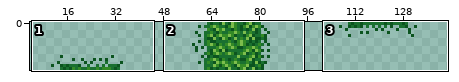
Sprite sheet: KingdomWorld/Assets/Sprites/Tile/Grass_Tile_16_16.png. The picture above shows the old version from afar; the outline marks the close-up.
Close-up. Before the commit:
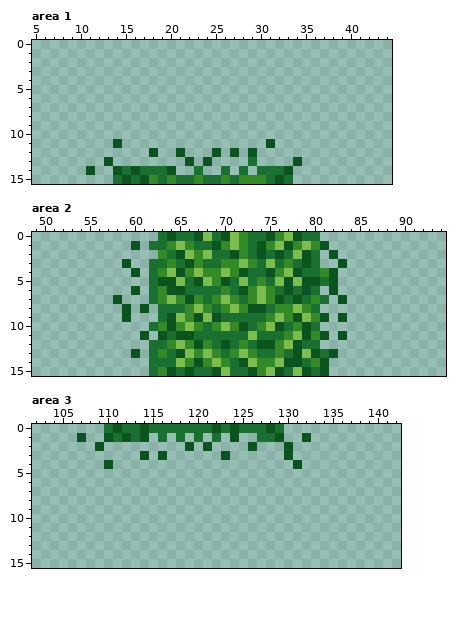
The file is 144x16 pixels. Shown: area 1: x 5..44, y 0..15; area 2: x 49..94, y 0..15; area 3: x 102..142, y 0..15. The wide view leaves out empty margins.
After the commit:
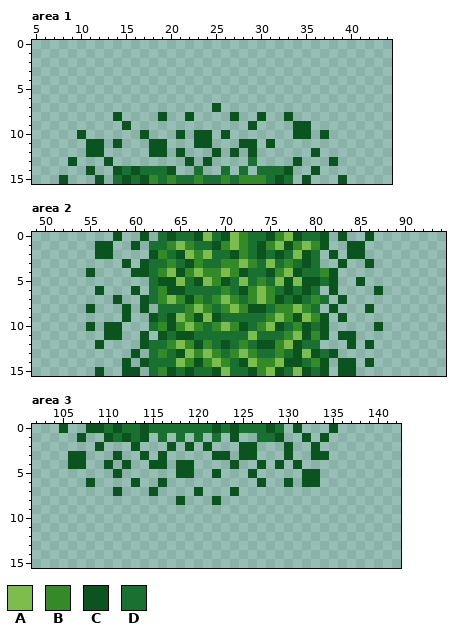
Palette (. is transparent): A #7dbd4d  B #338a26  C #0c541f  D #1a7030
Change:
Area 1:
Colour C now appears in row 7 at x 25; in row 8 at x 14, 19, 22, 27, 30 and 33; in row 9 at x 15, 29 and 34 to 35; in row 10 at x 10, 17, 21, 23 to 24, 26, 34 to 35 and 37; in row 11 at x 11 to 12, 18 to 19, 23 to 24 and 28 to 29; in row 12 at x 11 to 12, 19 and 36.
Colour C now appears in row 13 at x 9 and 38; in row 14 at x 36; in row 15 at x 8, 12, 35 and 39.
Area 2:
Colour C now appears in row 0 at x 58, 61, 81, 83 and 86; in row 1 at x 56 to 57 and 84 to 85; in row 2 at x 56 to 57, 62 and 84 to 85; in row 3 at x 61 and 86; in row 4 at x 55 and 61; in row 5 at x 85.
Colour C now appears in row 6 at x 56 and 87; in row 7 at x 61; in row 8 at x 55, 82 and 86; in row 9 at x 62; in row 10 at x 55, 57 to 58, 81 and 87; in row 11 at x 57 to 58 and 84.
Colour C now appears in row 12 at x 56, 61, 84 and 86; in row 14 at x 59, 61, 83 to 84 and 86; in row 15 at x 56, 59 to 60 and 83 to 84.
Area 3:
Colour C now appears in row 0 at x 105, 108 to 109, 131 and 135; in row 1 at x 134; in row 2 at x 113, 117, 125 and 133; in row 3 at x 106 to 107, 111, 122, 125 to 126 and 133 to 134; in row 4 at x 106 to 107, 112, 115 to 116, 118 to 119, 124, 127 and 129; in row 5 at x 111, 118 to 119, 122, 126 and 132 to 133.
Colour C now appears in row 6 at x 108, 113, 116, 127, 130 and 132 to 133; in row 7 at x 111, 115, 120 and 124; in row 8 at x 118 and 122.
